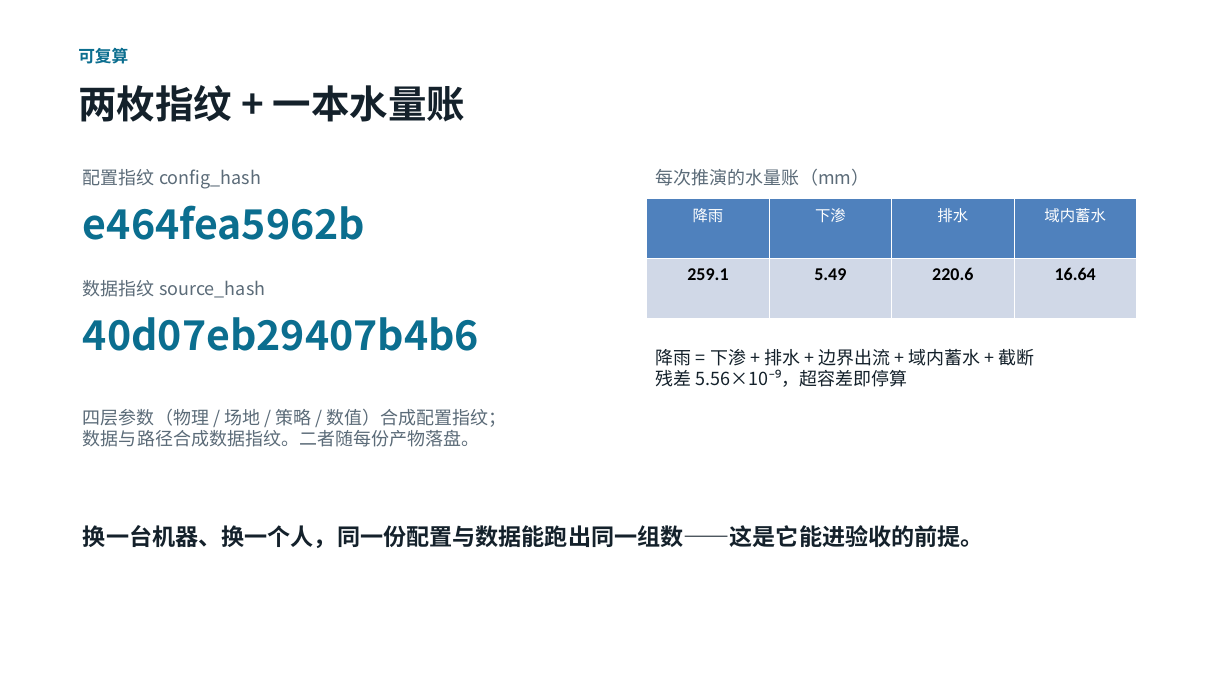
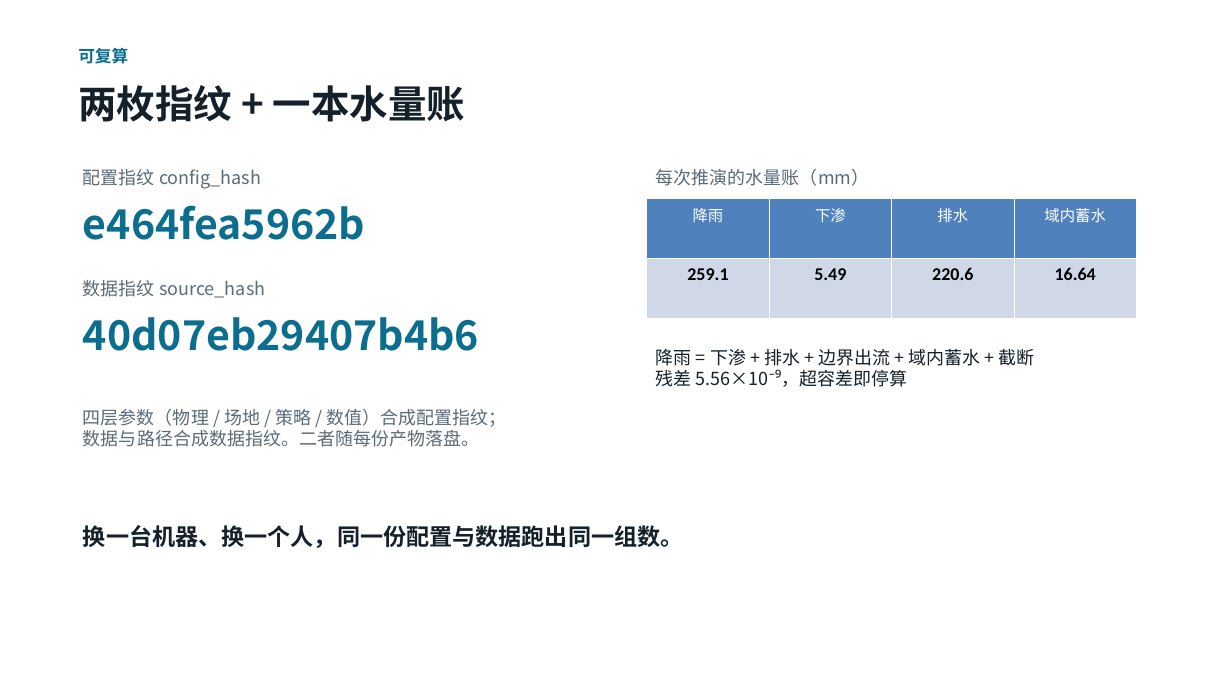
Before and after one commit to toki0413/typhoeus, a slide deck: slide 6 of docs/demo/typhoeus-demo.pptx. Drawn at 1232x693 pixels with LibreOffice and Linux fonts; fonts in the diff are those of the drawing. Boxes give left, top, right and bottom in pixels: in the first picture for what was removed or moved away, otherwise in the second. Text is boxed around its words. In the diff, an @@ line names an element or a change of style, - is before the commit and + after.

```diff
--- a/docs/demo/typhoeus-demo.pptx
+++ b/docs/demo/typhoeus-demo.pptx
@@ text at (x1=83, y1=525, x2=684, y2=548): text changed @@
-换一台机器、换一个人，同一份配置与数据能跑出同一组数——这是它能进验收的前提。
+换一台机器、换一个人，同一份配置与数据跑出同一组数。
```
Also in this commit, not shown: 11 other slides changed, 1 slide removed, 11 other files.
